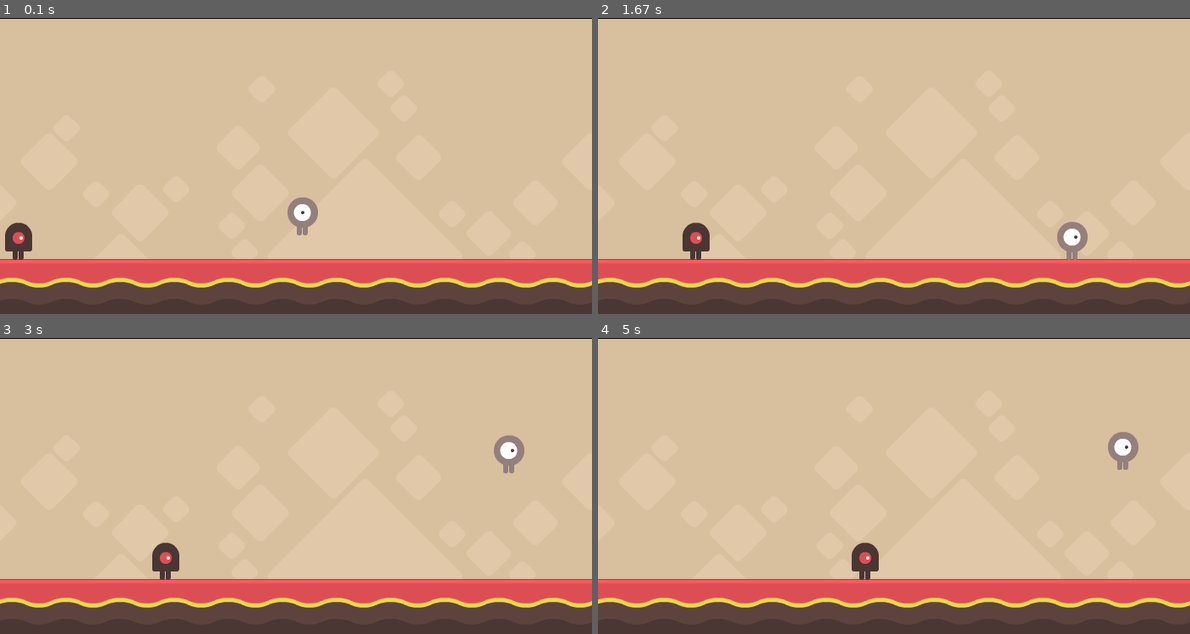
Above: before the commit, frames 1-4 (two rows, left to right).
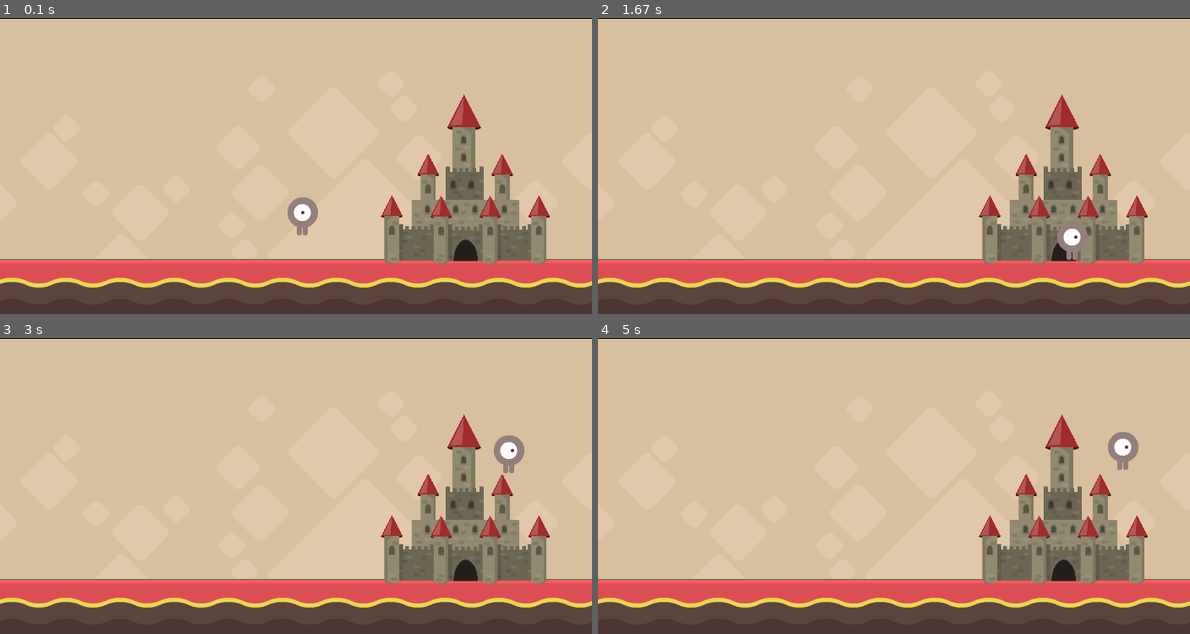
Above: after the commit, the same moments.

Repository: shakori999/games
Game: pygame game, started from PYGAME/RPG/RPG.py
The game is run twice, just before and just after one commit, with the same random seed, the same clock (stepped at 60 frames per second) and the same inputs.
Inputs:
- Up to frame 1 (0.1 s): no input
- Up to frame 2 (1.67 s): hold N 0.33-0.8 s; hold Right 0.33-0.8 s; hold Enter 0.83-1.3 s; hold Right 0.83-1.3 s; tap Space at 0.9, 1.2, 1.4 s; hold Right from 1.33 s (still down)
- Up to frame 3 (3 s): tap Space at 1.7, 1.9, 2.2, 2.4, 2.7, 2.97 s; release Right at 1.8 s; hold Right 1.83-2.3 s; hold Left 2.33-2.87 s; hold Left from 2.9 s (still down)
- Up to frame 4 (5 s): tap Space at 3.27, 3.4, 3.7, 4.07, 4.37, 4.57, 4.87 s; release Left at 3.3 s; hold Right 3.33-3.97 s; hold Left 4-4.47 s; hold Right 4.5-4.97 s

The runs differ from the first frame. In frame 1, 8.1% of the frame differs, in the area x 0-93%, y 25-83%; in frame 2, 7.6%; in frame 3, 8.1%; in frame 4, 8.1%.

Commit message:
complete the enemies generation

Diff:
--- a/PYGAME/RPG/RPG.py
+++ b/PYGAME/RPG/RPG.py
@@ -1,4 +1,5 @@
 import sys, random, time
+import tkinter
 import pygame
 from pygame.locals import *
 from tkinter import filedialog
@@ -15,6 +16,7 @@
 fps = 60
 fps_clock = pygame.time.Clock()
 count = 0
+hit_cooldown = pygame.USEREVENT + 1
 
 #the main screen and the caption varibals
 screen = pygame.display.set_mode((w, h))
@@ -47,7 +49,6 @@
     pygame.image.load("BG/playerGrey_walk3.png"),
     pygame.image.load("BG/playerGrey_switch2.png"),
     pygame.image.load("BG/playerGrey_switch1.png"),
-
 ]
 
 class Background(pygame.sprite.Sprite):
@@ -58,7 +59,6 @@
         self.bg_X = 0
     def render(self):
         screen.blit(self.bg_image, (self.bg_X, self.bg_Y))
-
 
 class Ground(pygame.sprite.Sprite):
     def __init__(self):
@@ -90,6 +90,7 @@
         #combat
         self.attacking = False
         self.attack_frame = 0
+        self.cooldown = False
 
     def move(self):
 
@@ -184,43 +185,126 @@
                     self.vel.y = 0
                     self.jumping = False
 
+    def player_hit(self):
+        if self.cooldown == False:
+            self.cooldown = True
+            pygame.time.set_timer(hit_cooldown, 1000)
+
+            print("hit")
+            pygame.display.update()
 
 class Enemy(pygame.sprite.Sprite):
     def __init__(self):
         super().__init__()
         self.image = pygame.image.load("BG/enemyWalking_1.png")
         self.rect = self.image.get_rect()
-        self.pos = vec(0.0)
-        self.vel = vec(0.0)
-
-        #movment
+        self.pos = vec(0,0)
+        self.vel = vec(0,0)
+
+        #movement
         self.direction = random.randint(0,1)
-        self.vel.x = random.randint(2, 6)/ 2
-
-        #Initial position
+        self.vel.x = random.randint(2,6) / 2
+
+        # Sets the intial position of the enemy
         if self.direction == 0:
             self.pos.x = 0
-            self.pos.y = 242
+            self.pos.y = 240
         if self.direction == 1:
-            self.pos.x = 700
-            self.pos.y = 242
+            self.pos.x = 500
+            self.pos.y = 240
 
     def move(self):
+        # Causes the enemy to change directions upon reaching the end of screen
         if self.pos.x >= (w - 20):
-            self.direction = 1
+                self.direction = 1
         elif self.pos.x <= 0:
-            self.direction = 0
-
-        #Update
+                self.direction = 0
+        # Updates position with new values
         if self.direction == 0:
             self.pos.x += self.vel.x
         if self.direction == 1:
             self.pos.x -= self.vel.x
 
-        self.rect.center = self.pos
+        self.rect.center = self.pos # Updates rect
+
+    def update(self):
+      # Checks for collision with the Player
+      hits = pygame.sprite.spritecollide(self, player_groupd, False)
+
+      # Activates upon either of the two expressions being true
+      if hits and player1.attacking == True:
+            self.kill()
+            print("Enemy killed")
+
+      # If collision has occured and player not attacking, call "hit" function
+      elif hits and player1.attacking == False:
+            player1.player_hit()
+
 
     def render(self):
-        screen.blit(self.image, (self.pos.x, self.pos.y))
+            # Displayed the enemy on screen
+            screen.blit(self.image, (self.pos.x, self.pos.y))
+
+class Castle(pygame.sprite.Sprite):
+    def __init__(self):
+        super().__init__()
+        self.hide = False
+        self.image = pygame.image.load("BG/castle.png")
+        self.image = pygame.transform.scale(self.image, (200, 200))
+
+
+    def update(self):
+        if self.hide == False:
+            screen.blit(self.image, (450, 90))
+
+
+class EventHandler():
+    def __init__(self):
+        self.enemy_count = 0
+        self.stage = 1
+        self.battle = False
+        self.enemy_generation = pygame.USEREVENT + 2
+
+        self.stage_enemies = []
+        for x in range(1, 21):
+            self.stage_enemies.append(int((x **2/2) + 1))
+            print(self.stage_enemies)
+
+    def stage_handler(self):
+        self.root = Tk()
+        self.root.geometry("200x170")
+
+        button1 = Button(self.root, text = "First dungen", width = 18, height = 2,
+                        command = self.world1)
+        button2 = Button(self.root, text = "second dungen", width = 18, height = 2,
+                        command = self.world2)
+        button3 = Button(self.root, text = "third dungen", width = 18, height = 2,
+                        command = self.world3)
+
+        button1.place(x = 40, y = 15)
+        button2.place(x = 40, y = 65)
+        button3.place(x = 40, y = 115)
+
+        self.root.mainloop()
+
+    def world1(self):
+        self.root.destroy()
+        pygame.time.set_timer(self.enemy_generation, 2000)
+        castle.hide = True
+        self.battle = True
+
+    def world2(self):
+        self.battle = True
+
+    def world3(self):
+        self.battle = True
+
+    def next_stage(self):
+        self.stage += 1
+        self.enemy_count = 0
+        print("stage: " + str(self.stage))
+        pygame.time.set_timer(self.enemy_generation, 1500 - (50 * self.stage))
+
 
 
 background = Background()
@@ -231,8 +315,13 @@
 
 player1 = Player()
 player_groupd = pygame.sprite.Group()
-
-enemy1 = Enemy()
+player_groupd.add(player1)
+
+Enemies = pygame.sprite.Group()
+
+#castle
+castle = Castle()
+handler = EventHandler()
 
 while True:
     for event in pygame.event.get():
@@ -244,6 +333,17 @@
         #For events that occur upon clicing the mouse
         if event.type == pygame.MOUSEBUTTONDOWN:
             pass
+
+        if event.type == hit_cooldown:
+            player1.cooldown = False
+            pygame.time.set_timer(hit_cooldown, 0)
+
+        if event.type == handler.enemy_generation:
+            if handler.enemy_count < handler.stage_enemies[handler.stage - 1]:
+                enemy = Enemy()
+                Enemies.add(enemy)
+                print("generate enemy")
+                handler.enemy_count += 1
 
         #Event handling for a range of different key presses
         if event.type == pygame.KEYDOWN:
@@ -253,6 +353,12 @@
                 if player1.attacking == False:
                     player1.attack()
                     player1.attacking = True
+            if event.key == pygame.K_e and 450 < player1.rect.x < 550:
+                handler.stage_handler()
+            if event.key == pygame.K_n:
+                if handler.battle == True and len(Enemies) == 0:
+                    print("work")
+                    handler.next_stage()
 
     #Player related functions
     player1.update()
@@ -262,16 +368,19 @@
     player1.move()
     player1.gravity_check()
 
-    #Enemy related functions
-    enemy1.move()
-
     #Display and Background related functions
     background.render()
     ground.render()
 
+    castle.update()
+    #enemy
+    for entity in Enemies:
+        entity.update()
+        entity.move()
+        entity.render()
+
     #Rendering Player and enemies
     screen.blit(player1.image, player1.rect)
-    enemy1.render()
 
     pygame.display.update()
     fps_clock.tick(fps)
Binary file added: PYGAME/RPG/BG/castle.png
